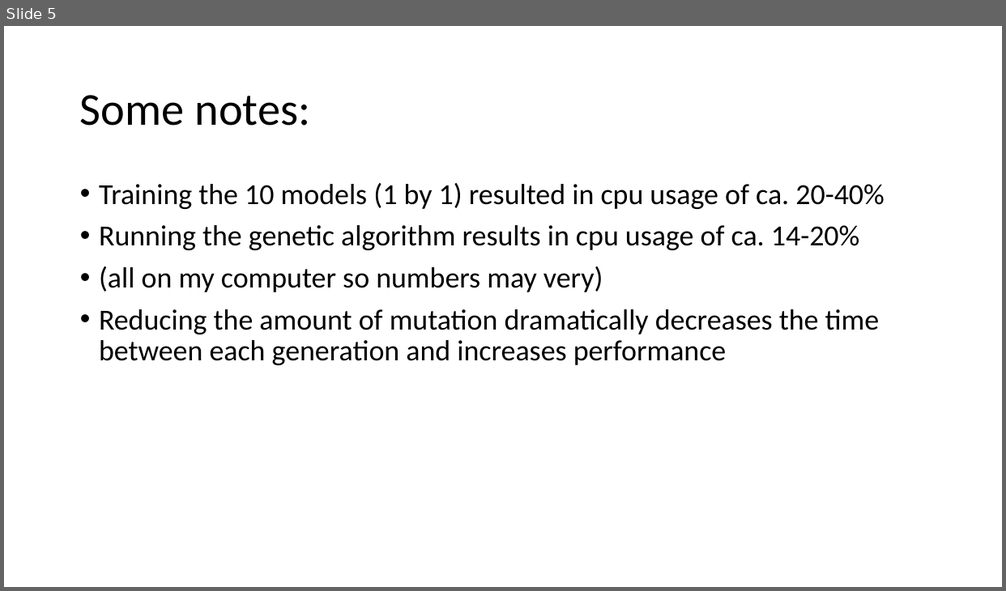
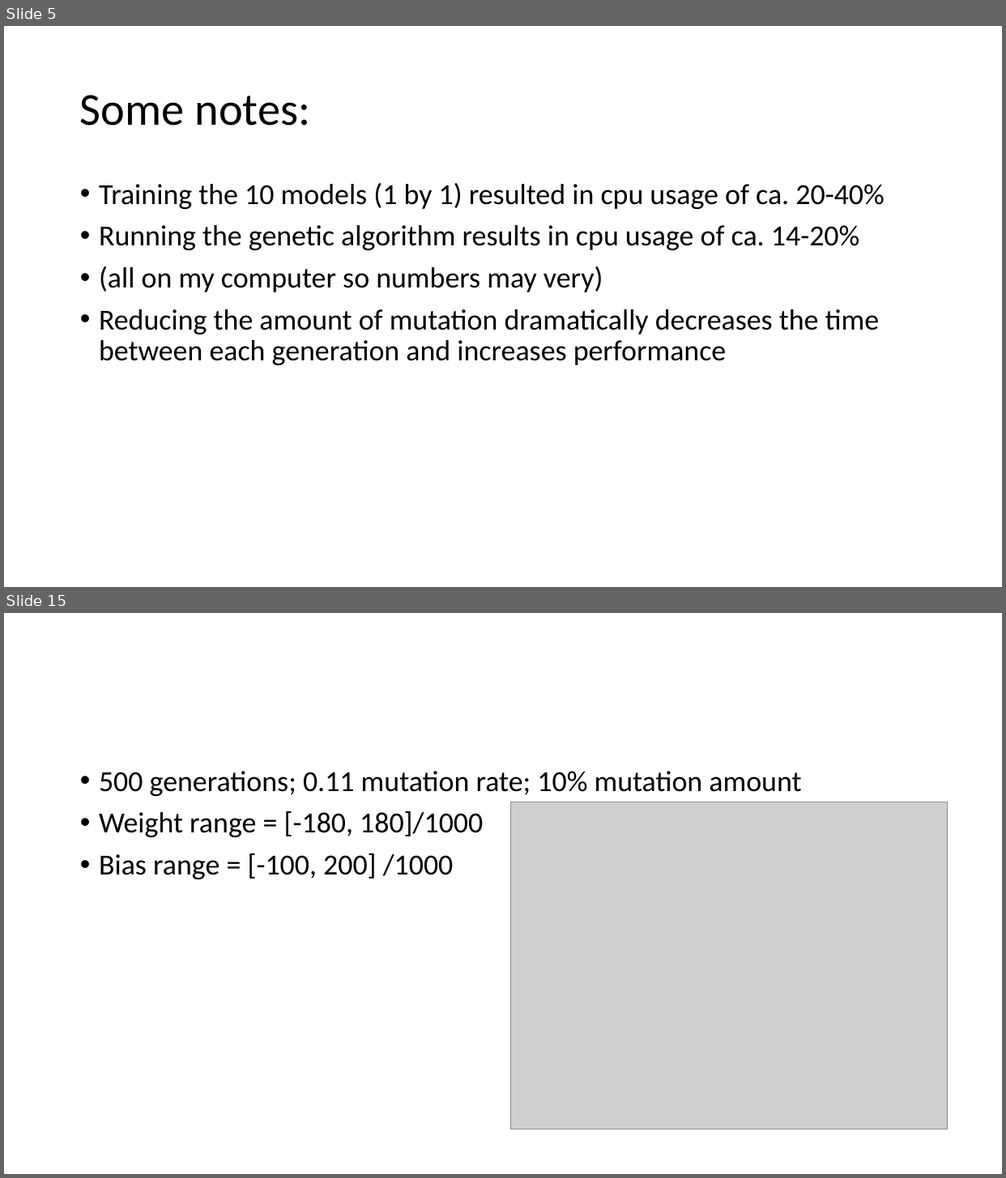
Before and after one commit to cewinharhar/becs4, a slide deck: DataTesting with different hyperparameters.pptx. Shown one above the other, each under a label of ours: slide 5 before the commit, slides 5 and 15 after it; the slides between them are not shown. The pictures are 1006x591 and 1006x1178 pixels, drawn with LibreOffice and Linux fonts; fonts in the diff are those of the drawing; grey boxes stand for pictures. Boxes give left, top, right and bottom in pixels: in the first picture for what was removed or moved away, otherwise in the second. Text is boxed around its words. In the diff, an @@ line names an element or a change of style, - is before the commit and + after.

Commit message:
everything now works but at 0.15 took like 150 generations to start increasing

```diff
--- a/DataTesting with different hyperparameters.pptx
+++ b/DataTesting with different hyperparameters.pptx
@@ slide 15 added at [4,613,1002,1174], background #FFFFFF @@
@@ text added at [99,771,801,879], 28 pt, text #000000 @@
+• 500 generations; 0.11 mutation rate; 10% mutation amount
+• Weight range = [-180, 180]/1000
+• Bias range = [-100, 200] /1000
@@ picture added at [511,803,948,1131] @@
```
Also in this commit, not shown: 27 other slides added, 3 other files.
